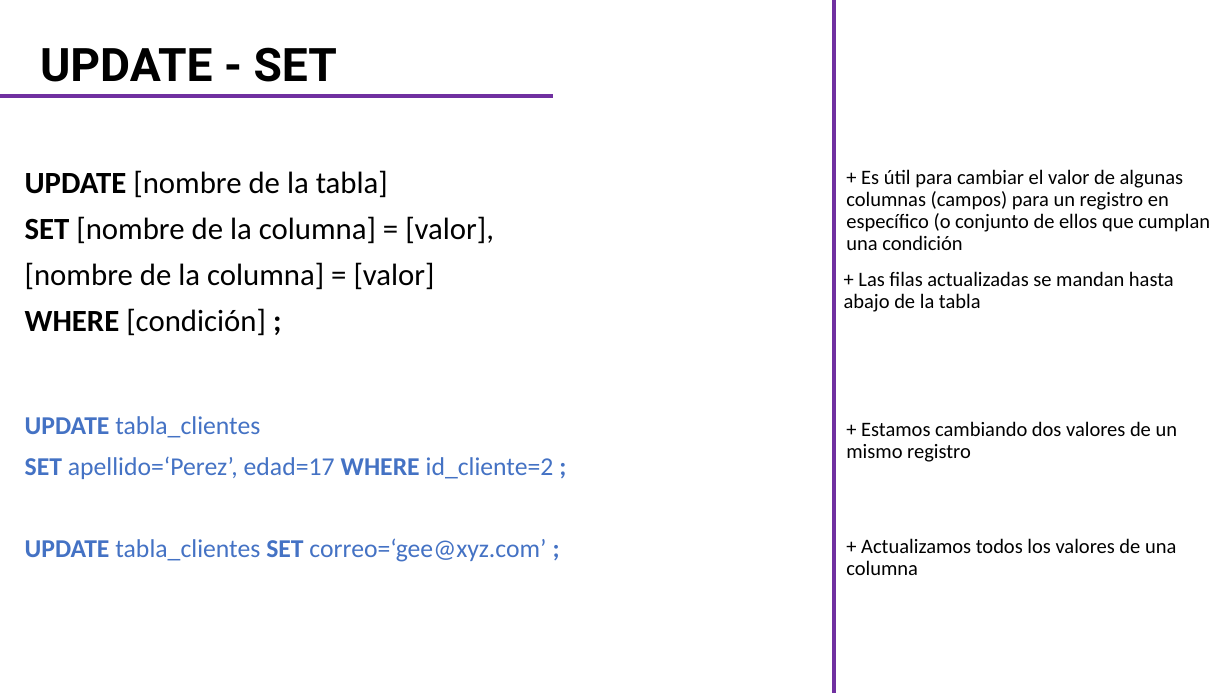
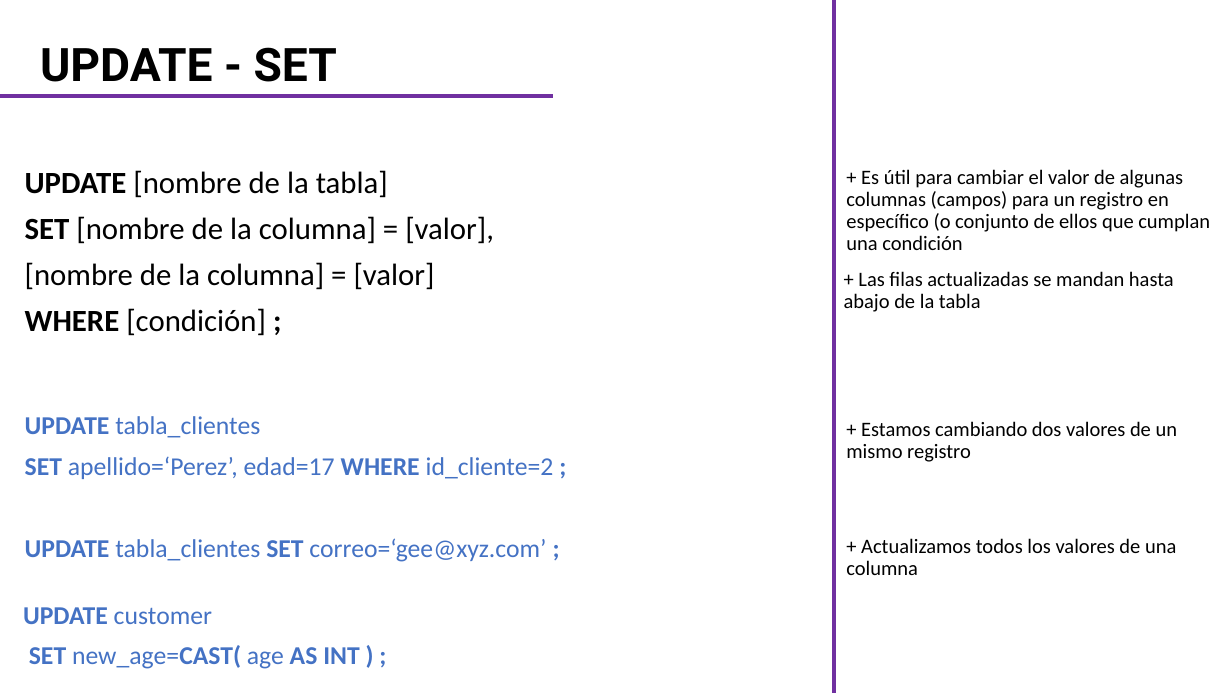
Before and after one commit to CarlosCamposs/Curso-AABD_SQL, a slide deck: slide 9 of Curso AABD-SQL (Notas).pptx. Drawn at 1232x693 pixels with LibreOffice and Linux fonts; fonts in the diff are those of the drawing. Boxes give left, top, right and bottom in pixels: in the first picture for what was removed or moved away, otherwise in the second. Text is boxed around its words. In the diff, an @@ line names an element or a change of style, - is before the commit and + after.

```diff
--- a/Curso AABD-SQL (Notas).pptx
+++ b/Curso AABD-SQL (Notas).pptx
@@ text added at (23, 607, 359, 669), 20 pt, text #4472C4, bold @@
+UPDATE customer
+SET new_age=CAST( age AS INT ) ;
```
Also in this commit, not shown: 3 other slides changed.
